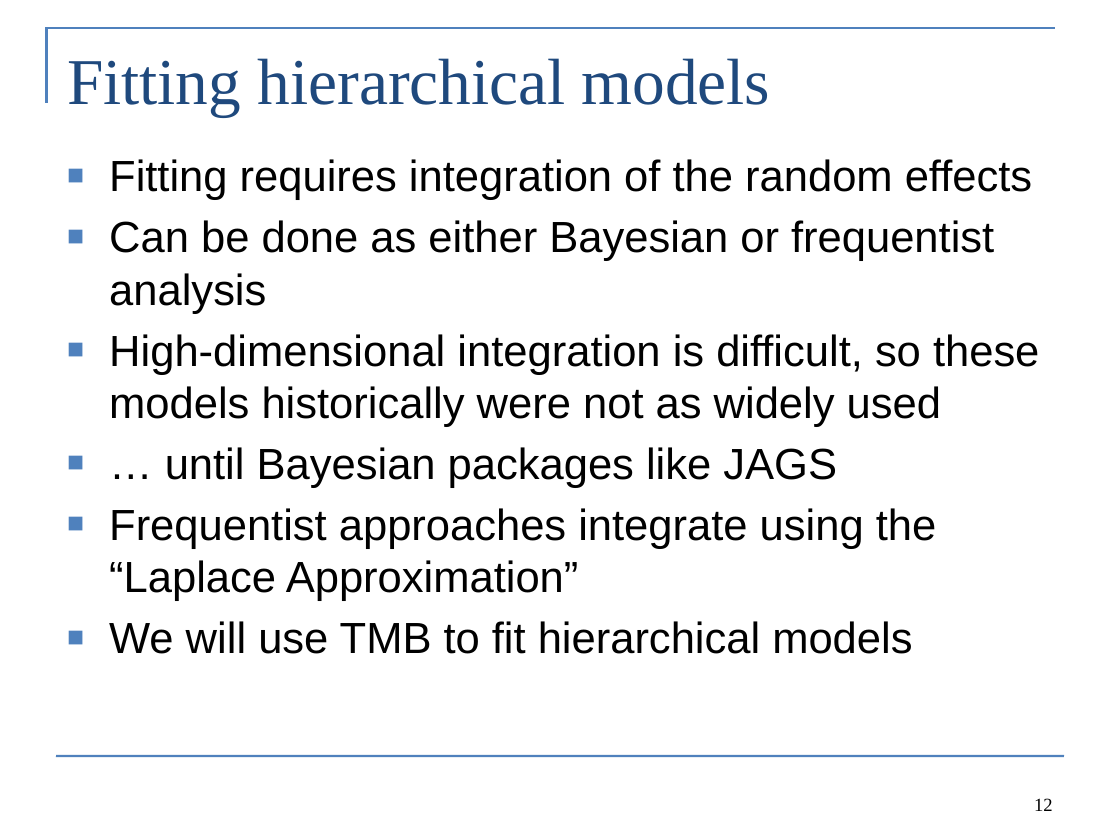
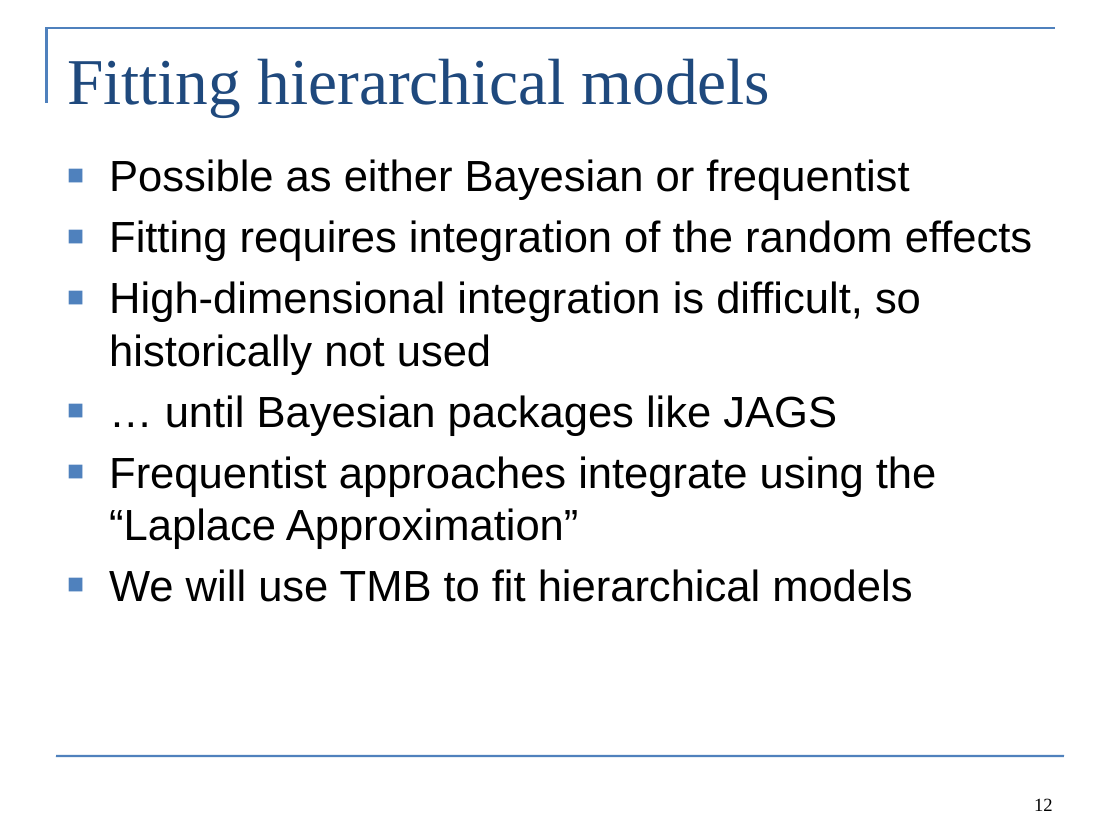
Before and after one commit to colemonnahan/tmb_workshop, a slide deck: slide 12 of day1/lecture1_intro.pptx. Drawn at 1120x840 pixels with LibreOffice and Linux fonts; fonts in the diff are those of the drawing. Boxes give left, top, right and bottom in pixels: in the first picture for what was removed or moved away, otherwise in the second. Text is boxed around its words. In the diff, an @@ line names an element or a change of style, - is before the commit and + after.

```diff
--- a/day1/lecture1_intro.pptx
+++ b/day1/lecture1_intro.pptx
@@ text at [109, 159, 909, 200]: paragraph added @@
+■ Possible as either Bayesian or frequentist
@@ text at [109, 281, 921, 375]: text changed @@
-■ Can be done as either Bayesian or frequentist analysis
-■ High-dimensional integration is difficult, so these models historically were not as widely used
+■ High-dimensional integration is difficult, so historically not used
```
Also in this commit, not shown: 2 other slides changed, 12 other files.
